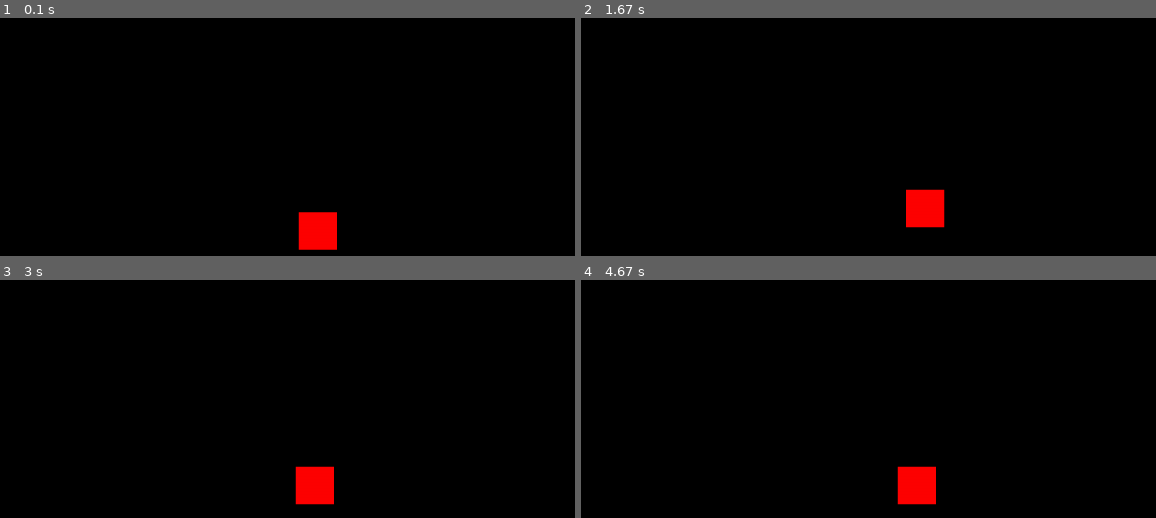
Above: before the commit, frames 1-4 (two rows, left to right).
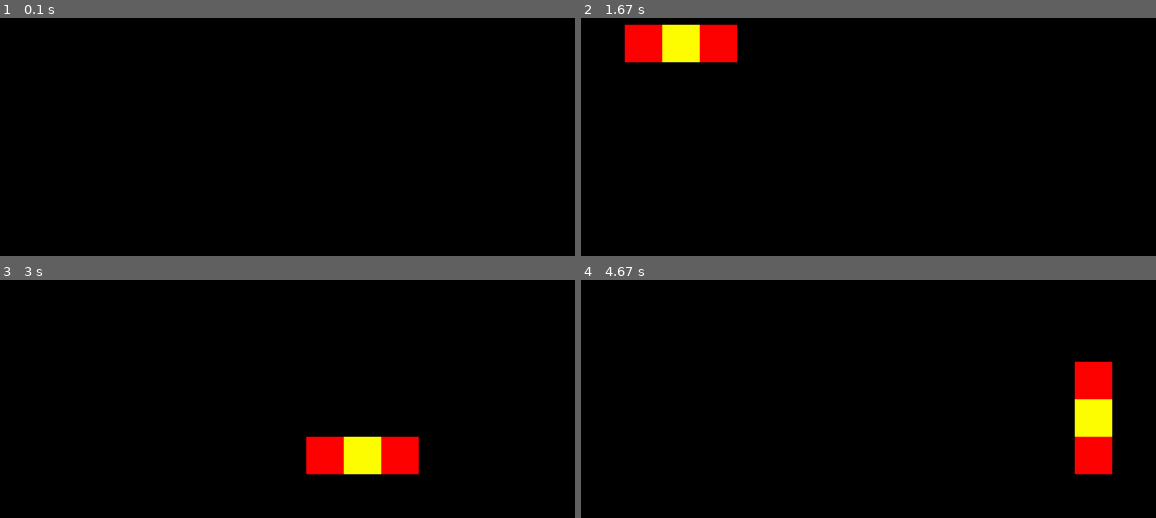
Above: after the commit, the same moments.

Repository: 2som/pygame_Snake
Game: pygame game, started from app.py
Same seed, same stepped clock (60 frames per second), same inputs: the game is played once before the commit and once after it.
Inputs:
- Up to frame 1 (0.1 s): no input
- Up to frame 2 (1.67 s): hold Right 0.33-0.8 s; hold Up 0.83-1.3 s; hold Right from 1.33 s (still down)
- Up to frame 3 (3 s): release Right at 1.8 s; hold Left 1.83-2.37 s; hold Down 2.4-2.7 s; hold Left from 2.73 s (still down)
- Up to frame 4 (4.67 s): release Left at 3.13 s; hold Up 3.17-3.53 s; hold Right 3.57-4.2 s; hold Down 4.23-4.6 s; hold Left from 4.63 s (still down)

The runs differ from the first frame. In frame 1, 1.1% of the frame differs, in the area x 51-59%, y 81-98%; in frame 2, 4.4%, in the area x 7-64%, y 2-89%; in frame 3, 4.0%; in frame 4, 4.4%.

Commit message:
Add validation on turning

Diff:
--- a/app.py
+++ b/app.py
@@ -34,17 +34,28 @@
         ))
 
         self.snake.enlarge(self.blockFacade.createMovableBlock(
-            self.screen.get_rect().centerx,
+            self.screen.get_rect().centerx - self.SETTINGS.blockConfig.get('width'),
+            self.screen.get_rect().centery
+        ))
+
+        self.snake.enlarge(self.blockFacade.createMovableBlock(
+            self.screen.get_rect().centerx - 2 * self.SETTINGS.blockConfig.get('width'),
             self.screen.get_rect().centery
         ))
 
     def run(self):
+        clock = pygame.time.Clock()
+        time = 0
         while True:
-            self.screen.fill((0, 0, 0))
-            self.check_events(pygame.event.get())
-            self.snake.move()
-            self.snake.display()
-            pygame.display.flip()
+            time += clock.get_time()
+            if time >= 100:
+                self.screen.fill((0, 0, 0))
+                self.check_events(pygame.event.get())
+                self.snake.move()
+                self.snake.display()
+                pygame.display.flip()
+                time = 0
+            clock.tick(120)
 
 
     def check_events(self, events):
--- a/src/objects/Block.py
+++ b/src/objects/Block.py
@@ -2,8 +2,8 @@
 
 class Block:
     def __init__(self, blockConfig, x=0, y=0):
-        self.width = blockConfig.get('width', 50)
-        self.height = blockConfig.get('height', 50)
+        self.width = blockConfig.get('width', 10)
+        self.height = blockConfig.get('height', 10)
         self.rect = pygame.Rect(x, y, self.width, self.height)
         self.rect.centerx = x
         self.rect.centery = y
--- a/src/objects/Snake.py
+++ b/src/objects/Snake.py
@@ -11,6 +11,9 @@
         if not isinstance(direction, str):
             return
         elif direction not in ['left', 'right', 'up', 'down']:
+            return
+
+        if not self.can_turn(direction):
             return
 
         self.moving_direction = direction
@@ -43,19 +46,40 @@
     def display(self):
         for i in range(0, len(self.body)):
             pygame.draw.rect(self.screen, (255, 0, 0), self.body[i].rect)
+            if (i == 1):
+                pygame.draw.rect(self.screen, (255, 255, 0), self.body[i].rect)
+
 
     def enlarge(self, block):
         self.body.append(block)
-        print(self.body)
+
+    def position_new_part(self, block):
+        last_part = self.body[-1]
+        block.update_position(last_part.prev_x, last_part.prev_y)
+
+    def can_turn(self, direction):
+        if direction == 'right' and self.moving_direction == 'left':
+            return False
+
+        if direction == 'left' and self.moving_direction == 'right':
+            return False
+
+        if direction == 'down' and self.moving_direction == 'up':
+            return False
+
+        if direction == 'up' and self.moving_direction == 'down':
+            return False
+
+        return True
 
     def _move_up(self):
-        self.head.rect.centery -= 1
+        self.head.rect.centery -= 50
 
     def _move_down(self):
-        self.head.rect.centery += 1
+        self.head.rect.centery += 50
 
     def _move_left(self):
-        self.head.rect.centerx -= 1
+        self.head.rect.centerx -= 50
 
     def _move_right(self):
-        self.head.rect.centerx += 1
+        self.head.rect.centerx += 50
--- a/tests/TestSnake.py
+++ b/tests/TestSnake.py
@@ -1,5 +1,7 @@
 import tests.mocks as mocks
 from src.objects.Snake import Snake
+from src.objects.MovableBlock import MovableBlock
+
 
 class TestSnake:
     def test_snake_initial_direction_is_left(self):
@@ -35,28 +37,64 @@
 
         snake.set_moving_direction('up')
         snake.move()
-        assert snake.head.centery == 99 and snake.head.centerx == 100
+        assert snake.head.rect.centery == 99 and snake.head.rect.centerx == 100
 
     def test_snake_moves_down_correctly(self):
         snake = self.there_is_snake_object()
 
         snake.set_moving_direction('down')
         snake.move()
-        assert snake.head.centery == 101 and snake.head.centerx == 100
+        assert snake.head.rect.centery == 101 and snake.head.rect.centerx == 100
 
     def test_snake_moves_left_correctly(self):
         snake = self.there_is_snake_object()
 
         snake.set_moving_direction('left')
         snake.move()
-        assert snake.head.centery == 100 and snake.head.centerx == 99
+        assert snake.head.rect.centery == 100 and snake.head.rect.centerx == 99
 
     def test_snake_moves_right_correctly(self):
         snake = self.there_is_snake_object()
 
         snake.set_moving_direction('right')
         snake.move()
-        assert snake.head.centery == 100 and snake.head.centerx == 101
+        assert snake.head.rect.centery == 100 and snake.head.rect.centerx == 101
+
+    def snake_enlarges_his_body(self):
+        snake = self.there_is_snake_object()
+
+        additional_part = MovableBlock(mocks.blockConfig, 99, 100)
+        snake.enlarge(additional_part)
+
+        assert len(snake.body) == 2
+        assert additional_part in self.body
+
+    def test_snake_updates_body_position(self):
+        snake = self.there_is_snake_object()
+        additional_part = MovableBlock(mocks.blockConfig, 99, 100)
+
+        snake.enlarge(additional_part)
+        snake.move()
+        snake.update_body()
+
+        assert additional_part.rect.centerx == 100
+
+    def test_snake_handles_updating_larger_body(self):
+        snake = self.there_is_snake_object()
+        additional_parts = [MovableBlock(mocks.blockConfig, 100, 101),
+                            MovableBlock(mocks.blockConfig, 100, 102),
+                            MovableBlock(mocks.blockConfig, 100, 103),
+                            MovableBlock(mocks.blockConfig, 99, 103)]
+
+        snake.body = snake.body + additional_parts
+        snake.moving_direction = 'up'
+        snake.move()
+
+        assert additional_parts[0].rect.centerx == 100 and additional_parts[0].rect.centery == 100
+        assert additional_parts[1].rect.centerx == 100 and additional_parts[1].rect.centery == 101
+        assert additional_parts[2].rect.centerx == 100 and additional_parts[2].rect.centery == 102
+        assert additional_parts[3].rect.centerx == 100 and additional_parts[3].rect.centery == 103
+
 
     def there_is_snake_object(self):
-        return Snake(mocks.ScreenFixture(), mocks.RectFixture(100, 100))
+        return Snake(mocks.ScreenFixture(),  MovableBlock(mocks.blockConfig, 100, 100))
--- a/tests/mocks.py
+++ b/tests/mocks.py
@@ -12,7 +12,6 @@
         self.width = width
         self.height = height
 
-
 blockConfig = {
     "width": 50,
     "height": 50,
